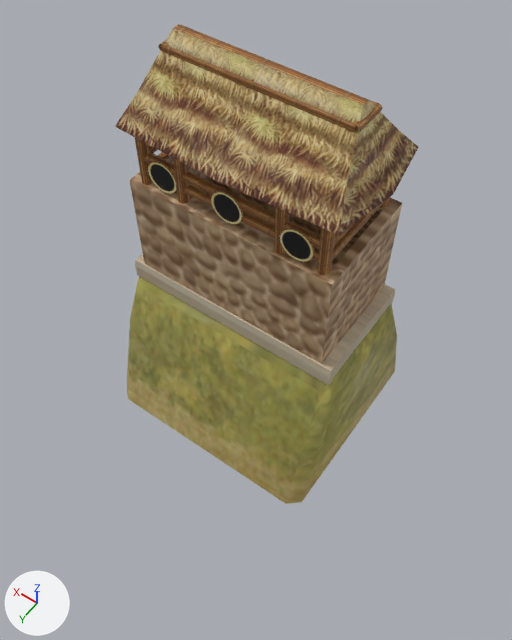
Two versions of the COLLADA model art/meshes/structural/maya_wall_tower.dae, one commit apart.
Rendered twice from a camera (50 mm lens) standing at (-10.7, 15.5, 26.7) and looking at (-0.1, 0.6, 3.3). The lights are fixed; the arrows at lower left show +X, +Y and +Z. Where no turn or scale is listed for an object, it has been applied to the vertices.

In view in the first picture: 'torre'.
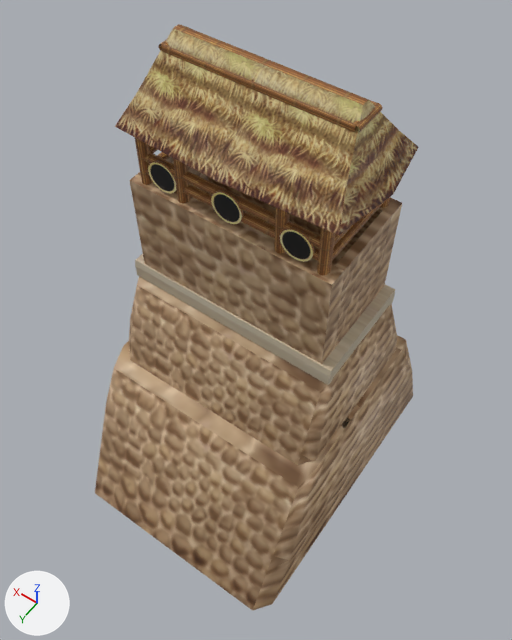
The change, as a diff of the scene's bpy script:
```diff
--- a/art/meshes/structural/maya_wall_tower.dae.py
+++ b/art/meshes/structural/maya_wall_tower.dae.py
@@ me_cubo_005 @@
 # used by ob_torre; location = (0.0, 0.0, 0.0)
-me_cubo_005.from_pydata(...)  # 1393 vertices, 1919 faces; spans x -5.0..5.0, y -4.6..4.6, z -2.0..14.9
+me_cubo_005.from_pydata(...)  # 1433 vertices, 1977 faces; spans x -5.6..5.6, y -7.7..7.7, z -7.5..14.9
+# me_cubo_005 part 1: the loose piece of 40 vertices spanning x -5.0..5.0, y -4.6..4.6, z -2.0..4.8 is copied, and the copy is scaled about its middle by (1.11, 1.69, 1.17), then moved by (0.0, 0.0, -4.8); it spans x -5.6..5.6, y -7.7..7.7, z -7.5..0.6
+# me_cubo_005 part 2: 58 kept faces spanning x -5.0..5.0, y -4.6..4.6, z -2.0..4.8 get new texture (UV) coordinates
 me_cubo_005.materials.append(mat_materiais_001)
```

Boxes (x1, y1, x2, y2) around the edits, measured in the pictures (512 x 640 px):
'torre', reshaped (7% wider, 22% taller): before (115, 24, 418, 504); after (95, 24, 418, 611)
part 1 of me_cubo_005, added (brown): after (95, 335, 413, 611)
part 2 of me_cubo_005, surface changed (yellow to brown): (129, 276, 397, 465) in both
